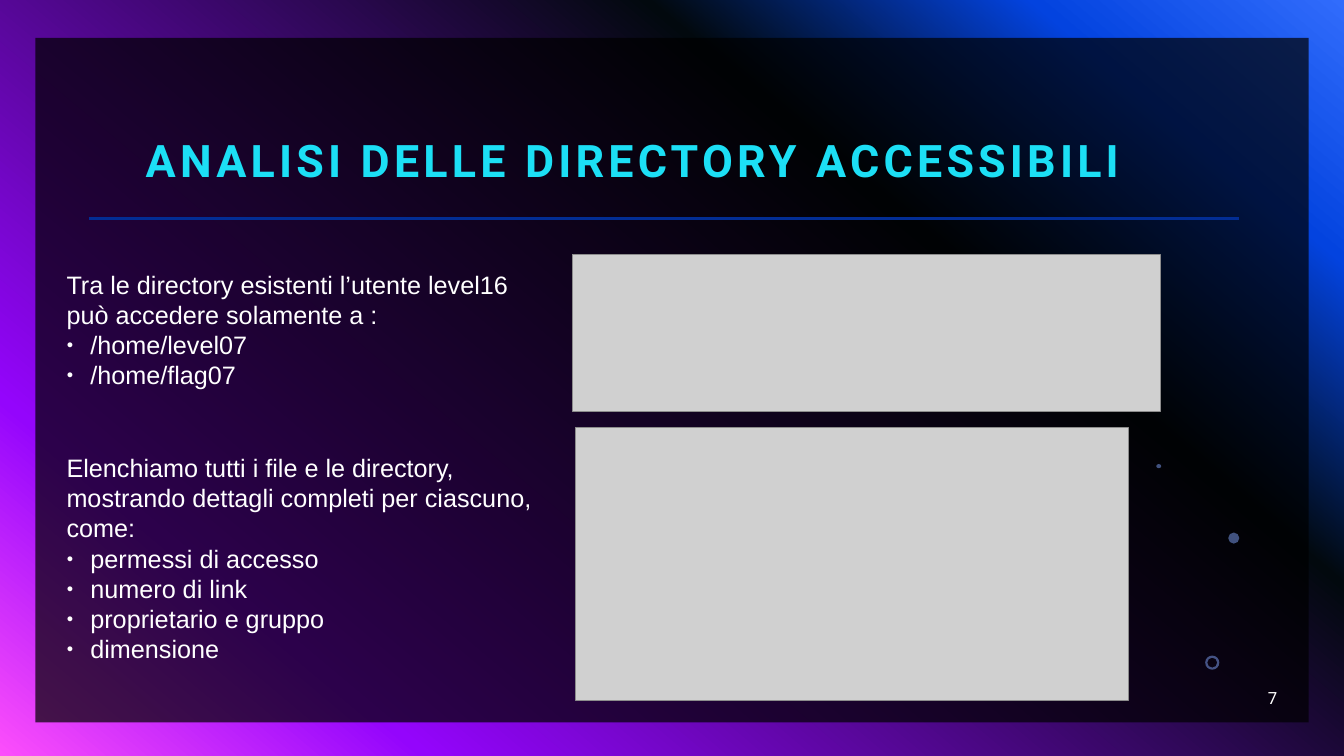
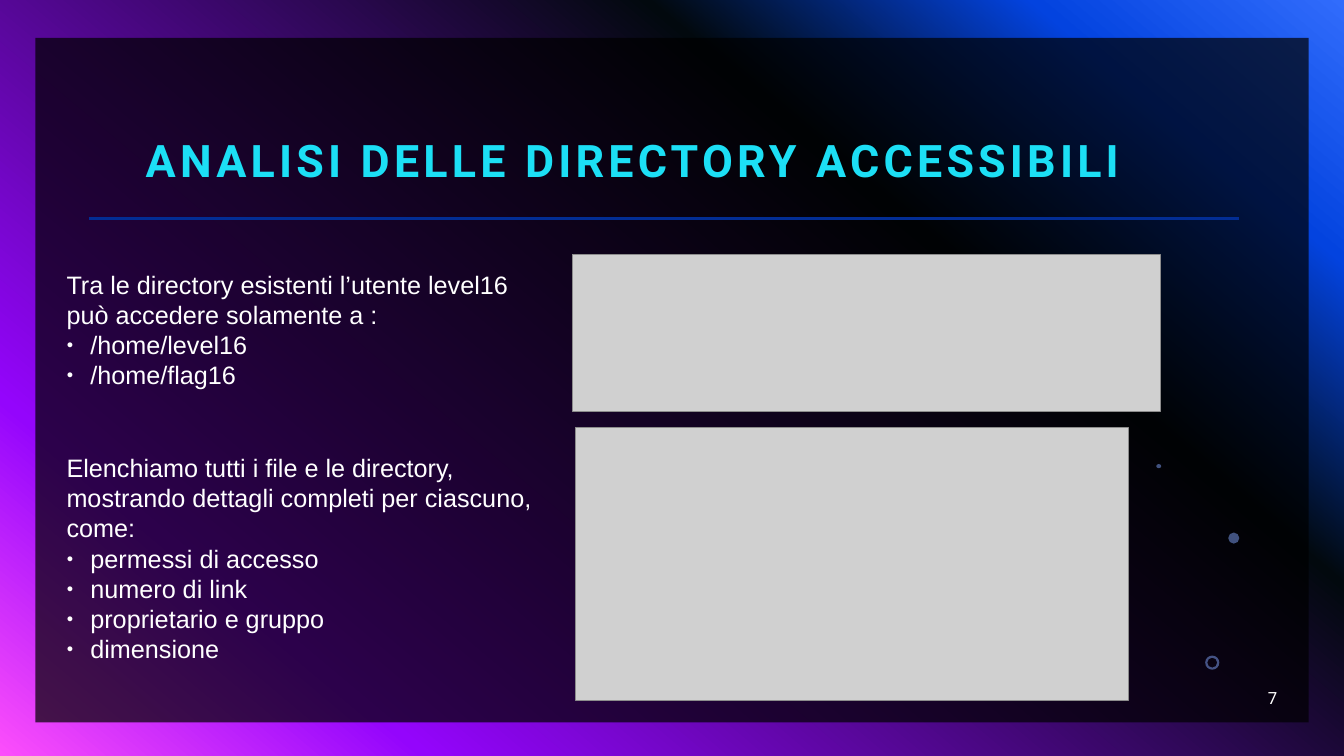
Before and after one commit to giorgiosiniscalchi/Nebula16-ITA, a slide deck: slide 7 of Presentazione Nebula16.pptx. Drawn at 1344x756 pixels with LibreOffice and Linux fonts; fonts in the diff are those of the drawing; grey boxes stand for pictures. Boxes give left, top, right and bottom in pixels: in the first picture for what was removed or moved away, otherwise in the second. Text is boxed around its words. In the diff, an @@ line names an element or a change of style, - is before the commit and + after.

```diff
--- a/Presentazione Nebula16.pptx
+++ b/Presentazione Nebula16.pptx
@@ text at [90,335,247,390]: text changed @@
-● /home/level07
-● /home/flag07
+● /home/level16
+● /home/flag16
```
Also in this commit, not shown: 2 other slides changed.
